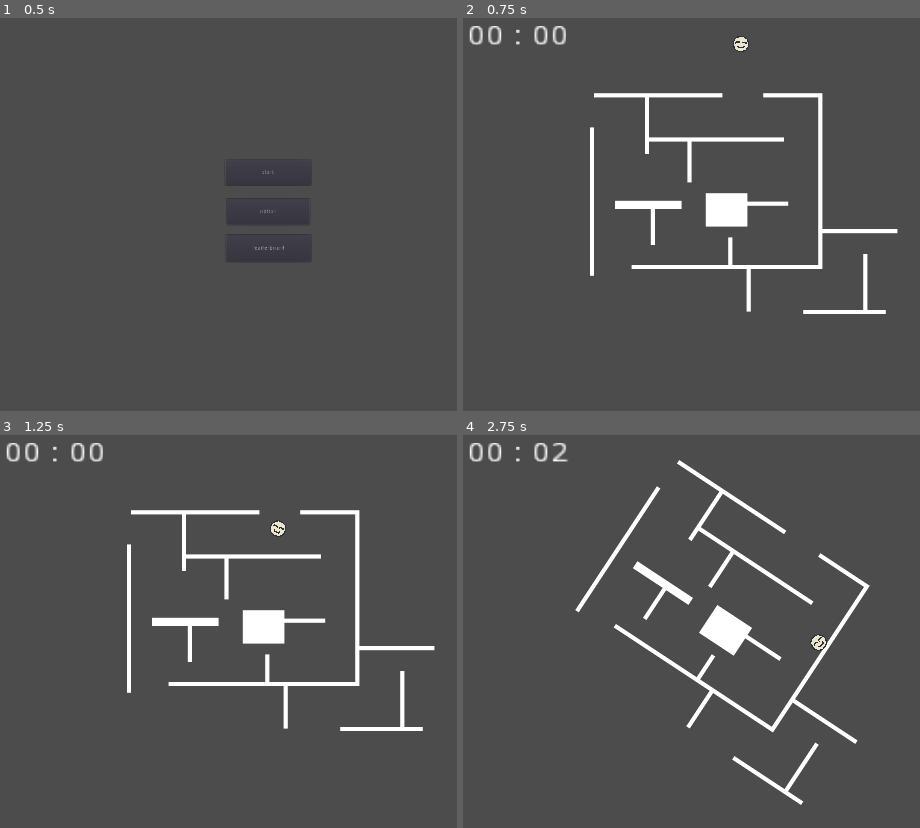
Above: before the commit, frames 1-4 (two rows, left to right).
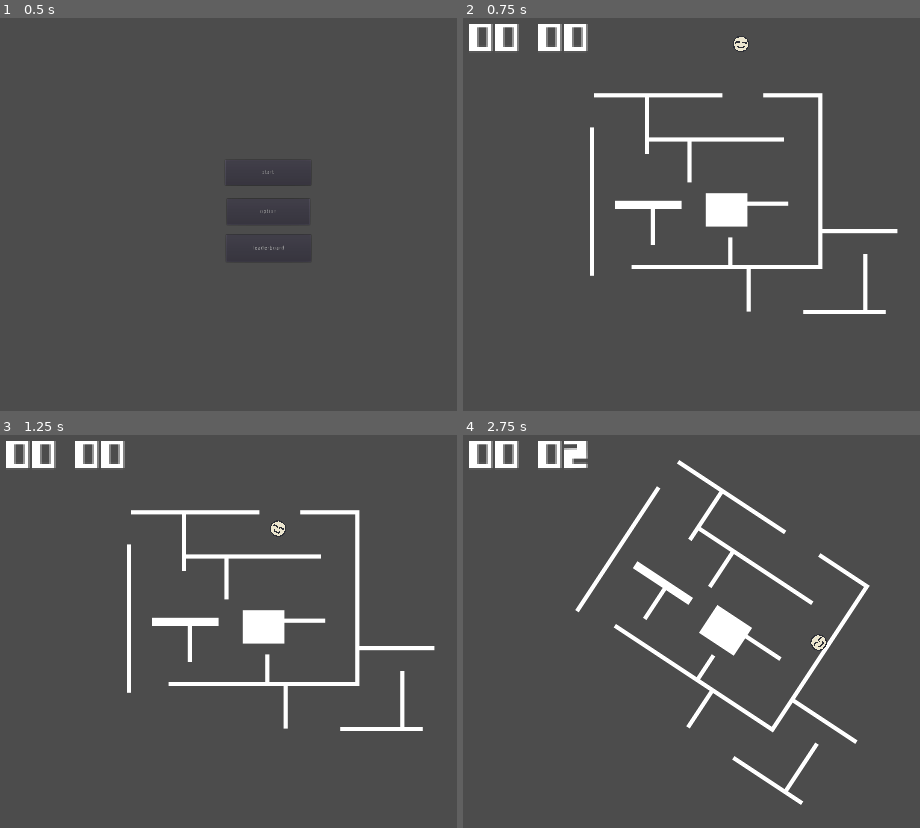
Above: after the commit, the same moments.

Repository: dante-ventura/scorespace-jam-game
Game: Godot game, scene res://scenes/HomeBase.tscn
Two runs of this game, one before a commit and one after it. Both use one fixed random seed, a clock stepped at 60 frames per second and the inputs below.
Inputs:
- Up to frame 1 (0.5 s): no input
- Up to frame 2 (0.75 s): click "leaderboard" at 0.5 s
- Up to frame 3 (1.25 s): no input
- Up to frame 4 (2.75 s): hold Right (gameplay_rotate_right) 1.28-2.03 s; hold Left (gameplay_rotate_left) from 2.03 s (still down)

Frame 1 is identical in both runs. In frame 2, 1.2% of the frame differs, in the area x 1-28%, y 1-9%; in frame 3, 1.2%; in frame 4, 1.2%.

Commit message:
adding font and changing timer font

Diff:
--- a/scenes/GameScene.tscn
+++ b/scenes/GameScene.tscn
@@ -1,8 +1,13 @@
-[gd_scene load_steps=4 format=2]
+[gd_scene load_steps=6 format=2]
 
 [ext_resource path="res://scripts/GameScene.gd" type="Script" id=1]
 [ext_resource path="res://scripts/Timer.gd" type="Script" id=2]
 [ext_resource path="res://scripts/Pause.gd" type="Script" id=3]
+[ext_resource path="res://assets/Myfont123123312-Regular.ttf" type="DynamicFontData" id=4]
+
+[sub_resource type="DynamicFont" id=1]
+size = 50
+font_data = ExtResource( 4 )
 
 [node name="GameScene" type="Node2D"]
 script = ExtResource( 1 )
@@ -12,7 +17,8 @@
 margin_top = 76.0
 margin_right = 363.0
 margin_bottom = 107.0
-rect_scale = Vector2( 5.54332, 4.61885 )
+rect_scale = Vector2( 1.72578, 1.5454 )
+custom_fonts/font = SubResource( 1 )
 script = ExtResource( 2 )
 
 [node name="CanvasLayer" type="CanvasLayer" parent="."]
--- a/scenes/MazePrototype.tscn
+++ b/scenes/MazePrototype.tscn
@@ -133,7 +133,6 @@
 shape = SubResource( 17 )
 
 [node name="SpawnPosition" parent="." index="1"]
-
 position = Vector2( 51, -410 )
 
 [node name="EndGoal" parent="." index="2"]
Binary file added: assets/Myfont123123312-Regular.ttf
Binary file removed: assets/start.png
Not shown, removed: assets/start.png.import
